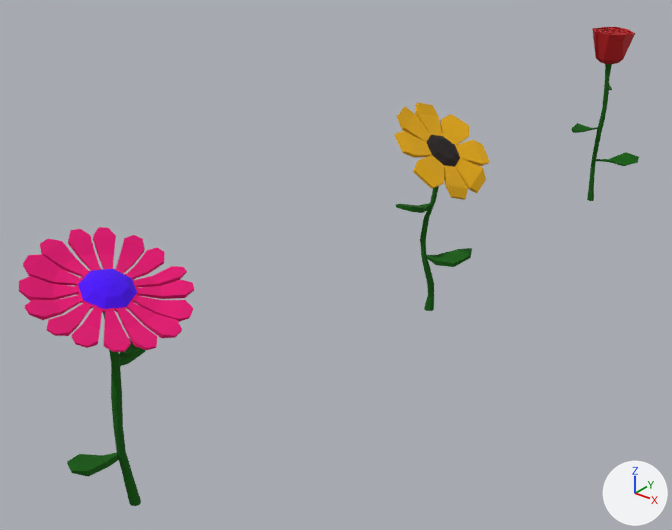
A saved change to the Blender file nature-pack/blend/flowers.blend.
Before and after are seen from a camera (50 mm lens) standing at (2.34, -1.71, 2.35) and looking at (-0.3, 1.58, 0.31). Arrows for +X, +Y and +Z are at lower right; the lights stay in place.

Objects in the first picture: 'flower', 'flower.001', 'flower.002', 'stem', 'stem.001', 'stem.002'.
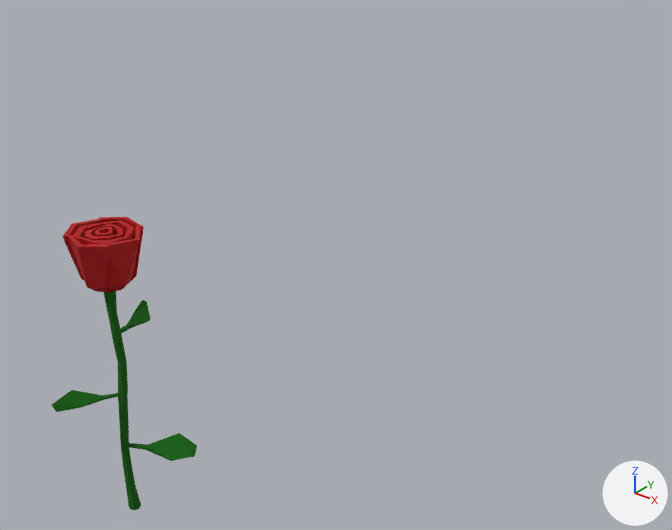
Pixel boxes [x1, y1, x2, y2] of what changed, in the pictures (672 x 530 px):
'flower.001', hidden (pink): before [19, 227, 194, 352]
'flower', moved: before [592, 27, 635, 64]; after [63, 217, 144, 293]
'flower.002', hidden (yellow): before [394, 102, 490, 200]
'stem', moved: before [571, 64, 639, 201]; after [51, 291, 197, 510]
'stem.001', hidden (green): before [67, 312, 146, 506]
'stem.002', hidden (green): before [396, 186, 472, 311]

The change in detail:
In object 'stem' (ob_stem), parent is no longer ob_rose.
In object 'flower' (ob_flower), parent is no longer ob_rose.
In object 'flower.002' (ob_flower_002), parent is no longer ob_sunflower.
Object 'flower.002' (ob_flower_002) is now hidden.
In object 'stem.002' (ob_stem_002), parent is no longer ob_sunflower.
Object 'stem.002' (ob_stem_002) is now hidden.
Object 'flower.001' (ob_flower_001) is now hidden.
Object 'stem.001' (ob_stem_001) is now hidden.
